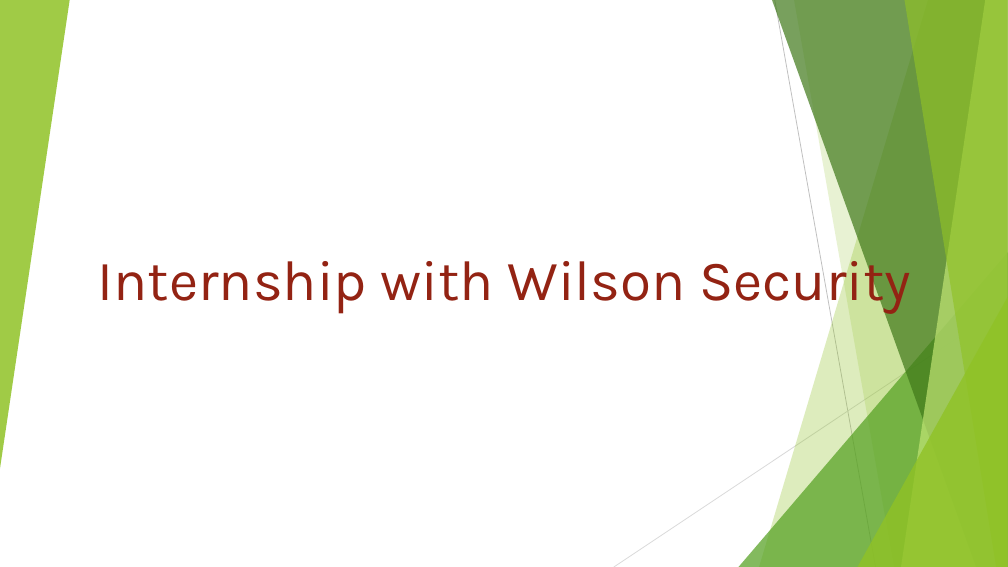
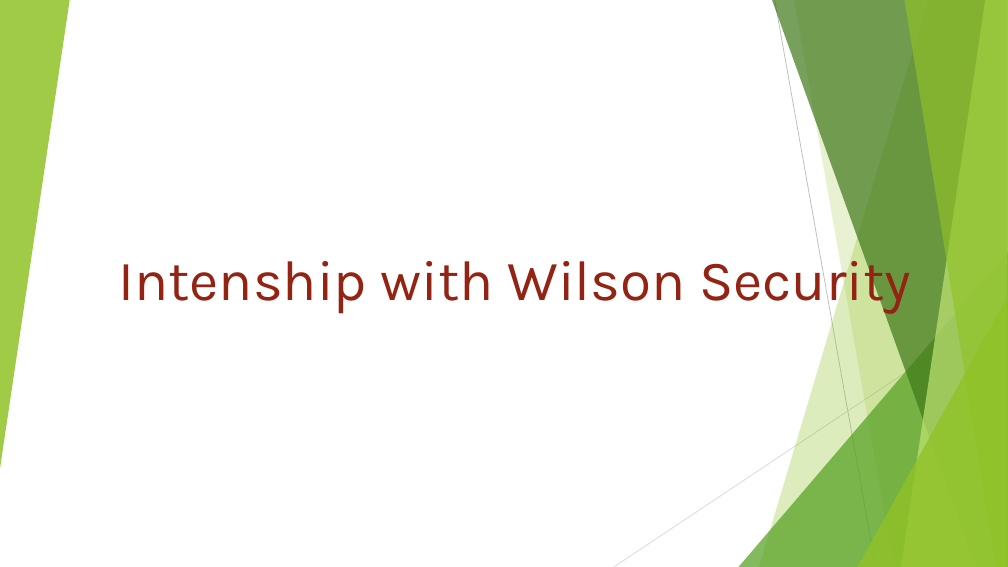
Before and after one commit to kamaluk9/jaswinder, a slide deck: slide 1 of Presentation.pptx. Drawn at 1008x567 pixels with LibreOffice and Linux fonts; fonts in the diff are those of the drawing. Boxes give left, top, right and bottom in pixels: in the first picture for what was removed or moved away, otherwise in the second. Text is boxed around its words. In the diff, an @@ line names an element or a change of style, - is before the commit and + after.

Commit message:
changed

```diff
--- a/Presentation.pptx
+++ b/Presentation.pptx
@@ title at box(118, 249, 911, 314): text changed @@
-Internship with Wilson Security
+Intenship with Wilson Security
```
